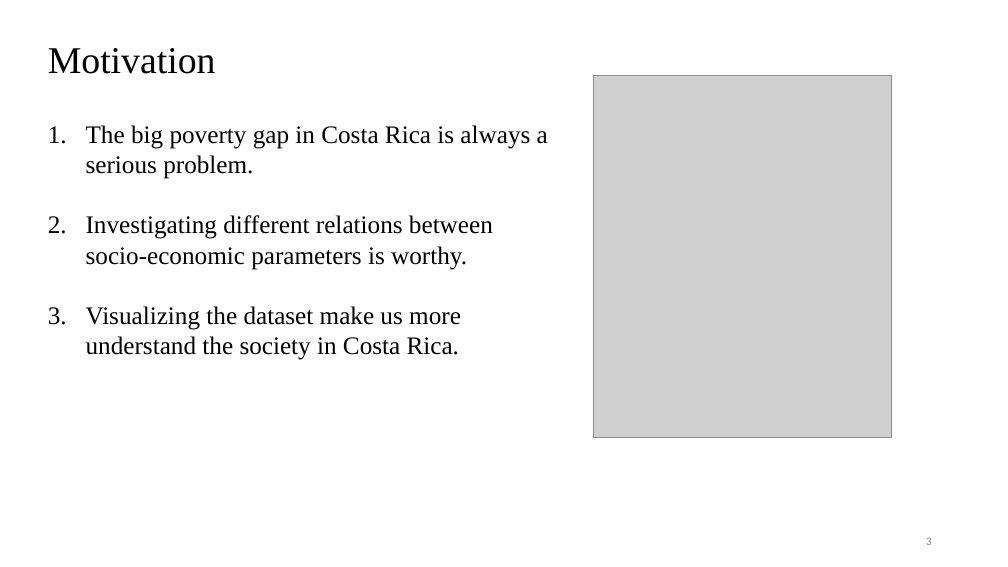
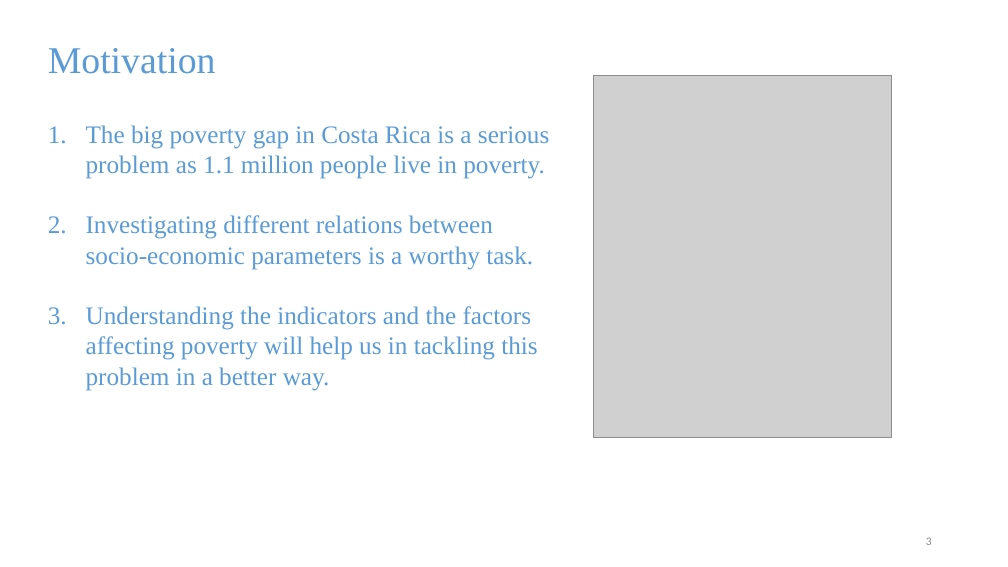
Before and after one commit to zhaomh1998/ece143, a slide deck: slide 3 of ECE143 presentation.pptx. Drawn at 1008x567 pixels with LibreOffice and Linux fonts; fonts in the diff are those of the drawing; grey boxes stand for pictures. Boxes give left, top, right and bottom in pixels: in the first picture for what was removed or moved away, otherwise in the second. Text is boxed around its words. In the diff, an @@ line names an element or a change of style, - is before the commit and + after.

```diff
--- a/ECE143 presentation.pptx
+++ b/ECE143 presentation.pptx
@@ text "Motivation" at [48, 48, 216, 74]: text colour #000000 to #5B9BD5 @@
@@ text at [86, 125, 549, 391]: text changed; text colour #000000 to #5B9BD5 @@
-1. The big poverty gap in Costa Rica is always a serious problem.
-2. Investigating different relations between socio-economic parameters is worthy.
-3. Visualizing the dataset make us more understand the society in Costa Rica.
+1. The big poverty gap in Costa Rica is a serious problem as 1.1 million people live in poverty.
+2. Investigating different relations between socio-economic parameters is a worthy task.
+3. Understanding the indicators and the factors affecting poverty will help us in tackling this problem in a better way.
```
Also in this commit, not shown: 4 other slides changed, 10 slides added, 4 slides removed.
